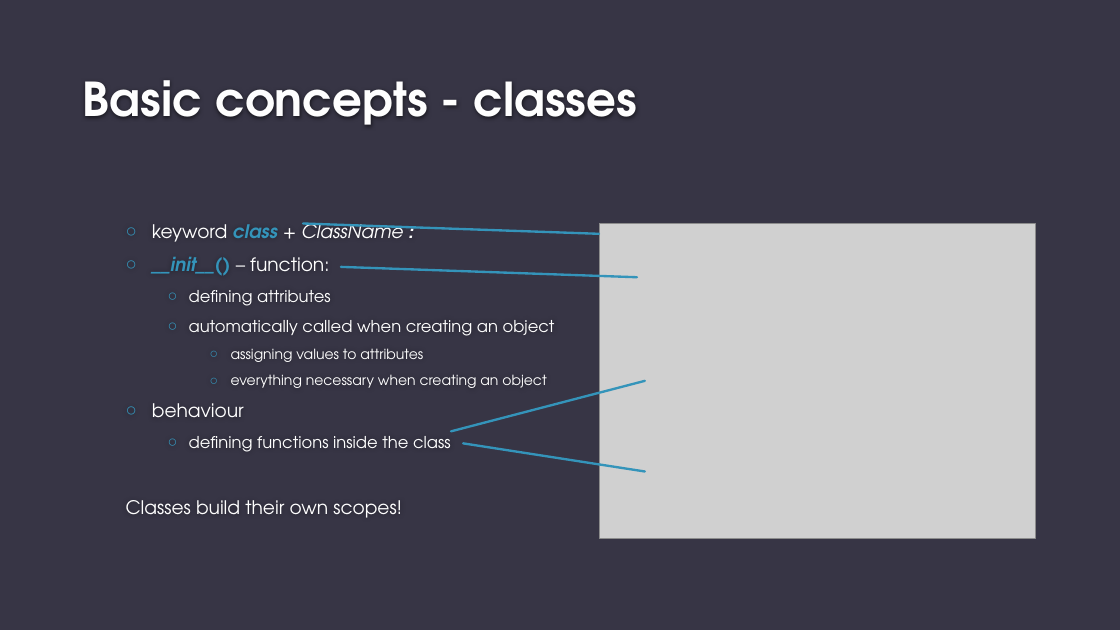
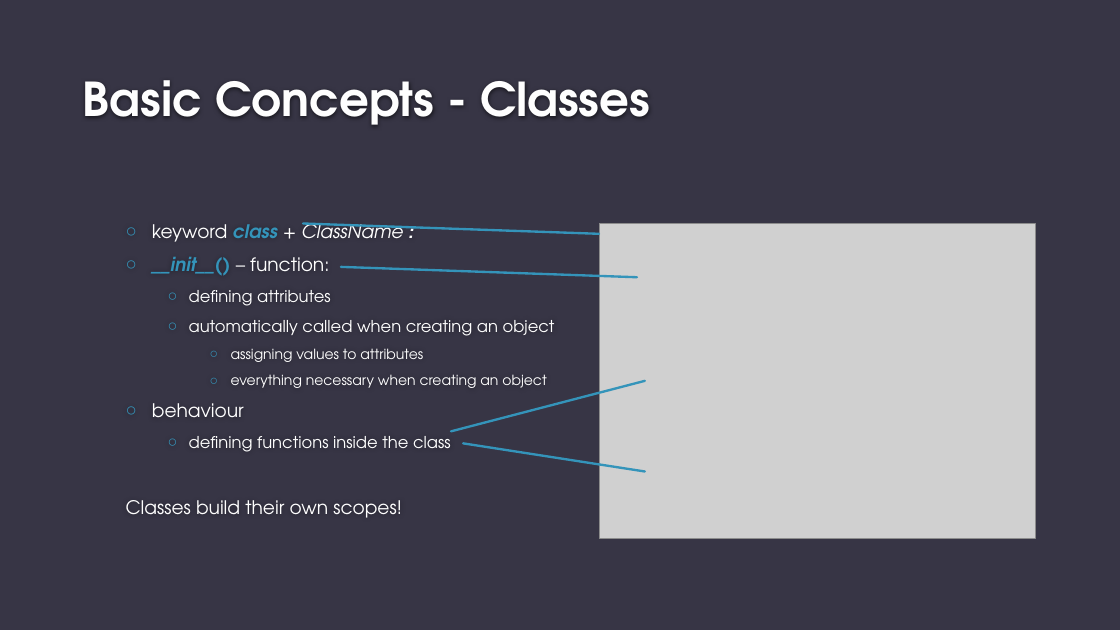
Before and after one commit to eliaruehle/py_course, a slide deck: slide 7 of presentations/LESSON_4.pptx. Drawn at 1120x630 pixels with LibreOffice and Linux fonts; fonts in the diff are those of the drawing; grey boxes stand for pictures; background and template pictures are left out. Boxes give left, top, right and bottom in pixels: in the first picture for what was removed or moved away, otherwise in the second. Text is boxed around its words. In the diff, an @@ line names an element or a change of style, - is before the commit and + after.

```diff
--- a/presentations/LESSON_4.pptx
+++ b/presentations/LESSON_4.pptx
@@ title at (x1=83, y1=80, x2=650, y2=125): text changed @@
-Basic concepts - classes
+Basic Concepts - Classes
```
Also in this commit, not shown: 8 other slides changed.
